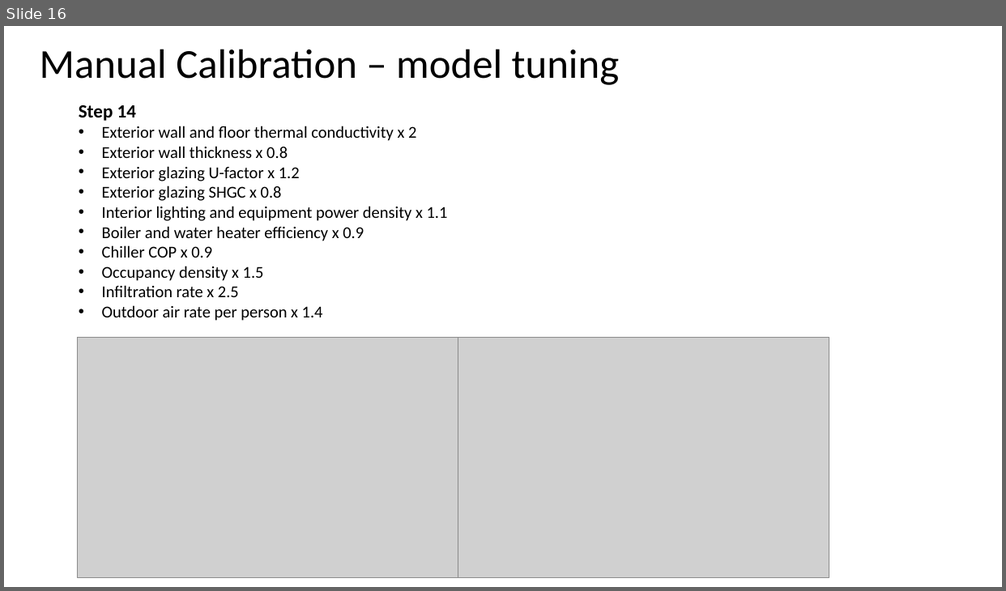
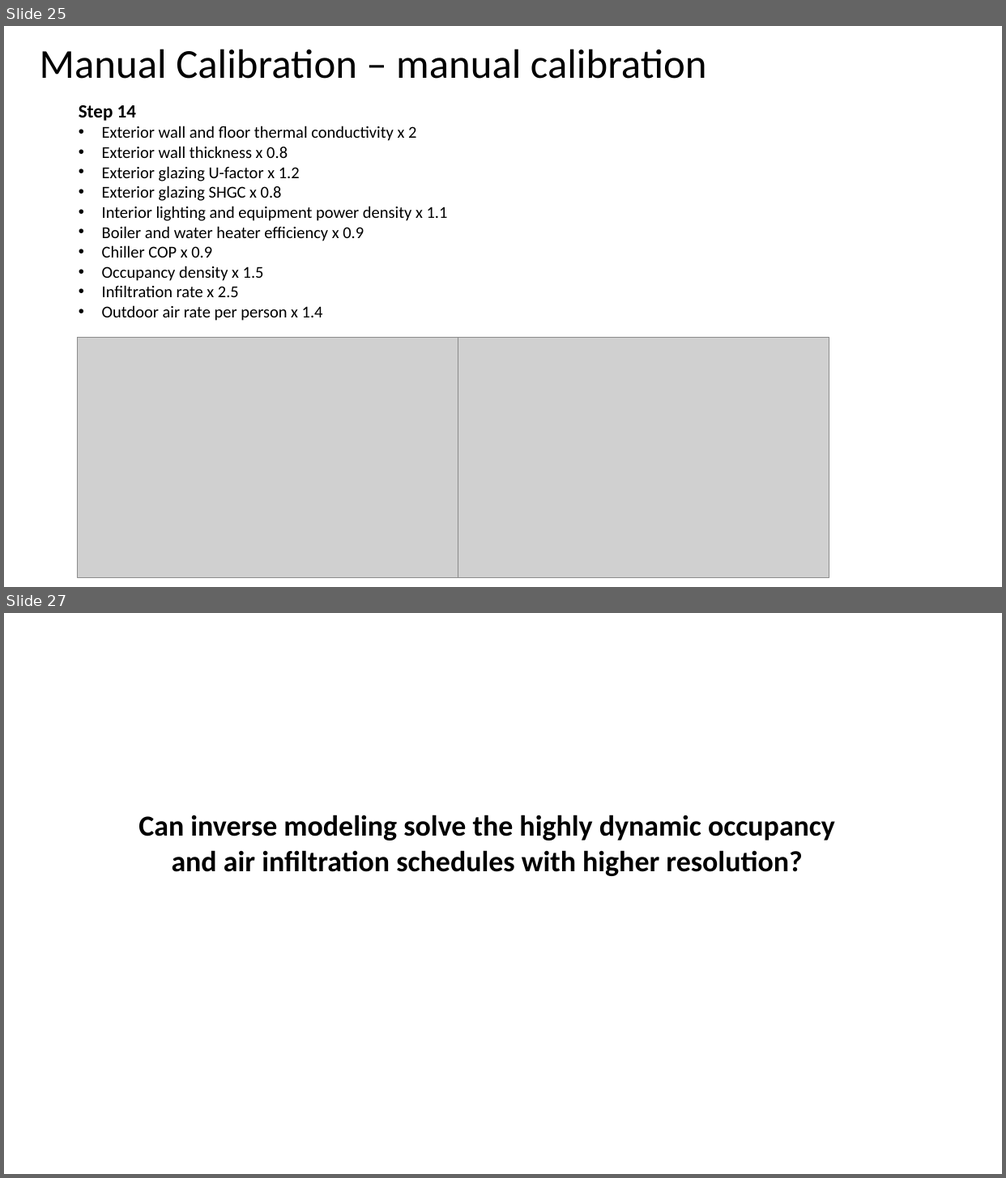
Before and after one commit to tsbyq/SDI, a slide deck: Model_Calibration_2.1/2~Hybrid_Calibration/Model Calibration_HM.pptx. Shown one above the other, each under a label of ours: slide 16 before the commit, slides 25 and 27 after it; the slides between them are not shown. The pictures are 1006x591 and 1006x1178 pixels, drawn with LibreOffice and Linux fonts; fonts in the diff are those of the drawing; grey boxes stand for pictures. Boxes give left, top, right and bottom in pixels: in the first picture for what was removed or moved away, otherwise in the second. Text is boxed around its words. In the diff, an @@ line names an element or a change of style, - is before the commit and + after.

```diff
--- a/Model_Calibration_2.1/2~Hybrid_Calibration/Model Calibration_HM.pptx
+++ b/Model_Calibration_2.1/2~Hybrid_Calibration/Model Calibration_HM.pptx
@@ slide 27 added at (4, 613, 1002, 1174), background #FFFFFF @@
@@ text added at (138, 815, 835, 876), 28 pt, text #000000, bold @@
+Can inverse modeling solve the highly dynamic occupancy and air infiltration schedules with higher resolution?
@@ what was slide 16 is now slide 25 @@
@@ slide 25 changed as well @@
@@ title at (40, 49, 707, 79): text changed @@
-Manual Calibration – model tuning
+Manual Calibration – manual calibration
```
Also in this commit, not shown: 15 other slides changed, 19 other slides added, 7 slides removed, 45 other files.
